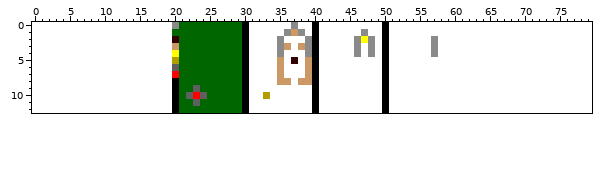
Sprite sheet: src/main/resources/assets/castledefenders/buildings/castle3/structure.png. That is the earlier state.
The file is 40x13 pixels. The old version is drawn lined up with the new one, on the new canvas.
The result:
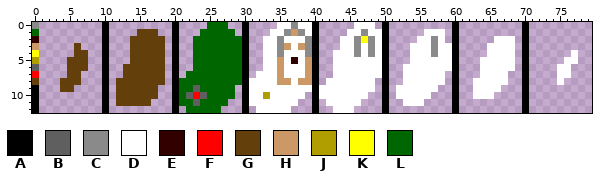
Palette (. is transparent): A #000000  B #5f5f5f  C #8a8a8a  D #ffffff  E #330000  F #ff0000  G #633f0b  H #cc9966  J #b09d00  K #ffff00  L #006600
What changed:
canvas 40x13 -> 80x13, the old top-left corner now at 20,0
y 0: x 0 . -> C; x 10 . -> A; x 20..24 CLLLL -> A....; x 28..29 LL -> ..; x 31..34 DDDD -> ....; x 41..45 DDDDD -> .....; x 49 D -> .; x 51..60 DDDDDDDDD. -> .........A; x 70 . -> A
y 1: x 0 . -> L; x 10 . -> A; x 15..17 ... -> GGG; x 20..23 LLLL -> A...; x 29 L -> .; x 31..33 DDD -> ...; x 41..44 DDDD -> ....; x 51..55 DDDDD -> .....; x 59..60 D. -> .A; x 70 . -> A
y 2: x 0 . -> E; x 10 . -> A; x 14..18 ..... -> GGGGG; x 20..22 ELL -> A..; x 31..32 DD -> ..; x 41..43 DDD -> ...; x 51..54 DDDD -> ....; x 59..60 D. -> .A; x 66..68 ... -> DDD; x 70 . -> A
y 3: x 0 . -> H; x 6 . -> G; x 10 . -> A; x 14..18 ..... -> GGGGG; x 20..22 HLL -> A..; x 31..32 DD -> ..; x 41..43 DDD -> ...; x 51..53 DDD -> ...; x 60 . -> A; x 65..68 .... -> DDDD; x 70 . -> A
y 4: x 0 . -> K; x 6..7 .. -> GG; x 10 . -> A; x 14..18 ..... -> GGGGG; x 20..22 KLL -> A..; x 31..32 DD -> ..; x 41..42 DD -> ..; x 51..53 DDD -> ...; x 60 . -> A; x 65..68 .... -> DDDD; x 70 . -> A; x 77 . -> D
y 5: x 0 . -> J; x 5..7 ... -> GGG; x 10 . -> A; x 14..18 ..... -> GGGGG; x 20..22 JLL -> A..; x 31..32 DD -> ..; x 41..42 DD -> ..; x 51..53 DDD -> ...; x 60 . -> A; x 64..68 ..... -> DDDDD; x 70 . -> A; x 76..77 .. -> DD
y 6: x 0 . -> B; x 5..7 ... -> GGG; x 10 . -> A; x 13..18 ...... -> GGGGGG; x 20..22 BLL -> A..; x 31..32 DD -> ..; x 41..42 DD -> ..; x 51..52 DD -> ..; x 60 . -> A; x 64..68 ..... -> DDDDD; x 70 . -> A; x 75..76 .. -> DD
y 7: x 0 . -> F; x 5..6 .. -> GG; x 10 . -> A; x 13..18 ...... -> GGGGGG; x 20..21 FL -> A.; x 31 D -> .; x 41..42 DD -> ..; x 51..52 DD -> ..; x 59..60 D. -> .A; x 64..67 .... -> DDDD; x 70 . -> A; x 75..76 .. -> DD
y 8: x 0 . -> G; x 4..6 ... -> GGG; x 10 . -> A; x 12..18 ....... -> GGGGGGG; x 41 D -> .; x 49 D -> .; x 51..52 DD -> ..; x 59..60 D. -> .A; x 63..67 ..... -> DDDDD; x 70 . -> A; x 75 . -> D
y 9: x 0 . -> A; x 4..5 .. -> GG; x 10 . -> A; x 12..17 ...... -> GGGGGG; x 29 L -> .; x 49 D -> .; x 51 D -> .; x 58..60 DD. -> ..A; x 63..66 .... -> DDDD; x 70 . -> A
y 10: x 0 . -> A; x 10 . -> A; x 12..17 ...... -> GGGGGG; x 29 L -> .; x 39 D -> .; x 48..49 DD -> ..; x 51 D -> .; x 57..60 DDD. -> ...A; x 63..65 ... -> DDD; x 70 . -> A
y 11: x 0 . -> A; x 10 . -> A; x 12..16 ..... -> GGGGG; x 28..29 LL -> ..; x 38..39 DD -> ..; x 41 D -> .; x 47..49 DDD -> ...; x 51..52 DD -> ..; x 56..60 DDDD. -> ....A; x 70 . -> A
y 12: x 0 . -> A; x 10 . -> A; x 21 L -> .; x 27..29 LLL -> ...; x 31 D -> .; x 37..39 DDD -> ...; x 41..42 DD -> ..; x 46..49 DDDD -> ....; x 51..60 DDDDDDDDD. -> .........A; x 70 . -> A
Changed places in both pictures, as pixel boxes (x1, y1, x2, y2):
changed: (32, 22, 277, 113)
changed: (291, 22, 529, 113)
added: (557, 50, 578, 85)
